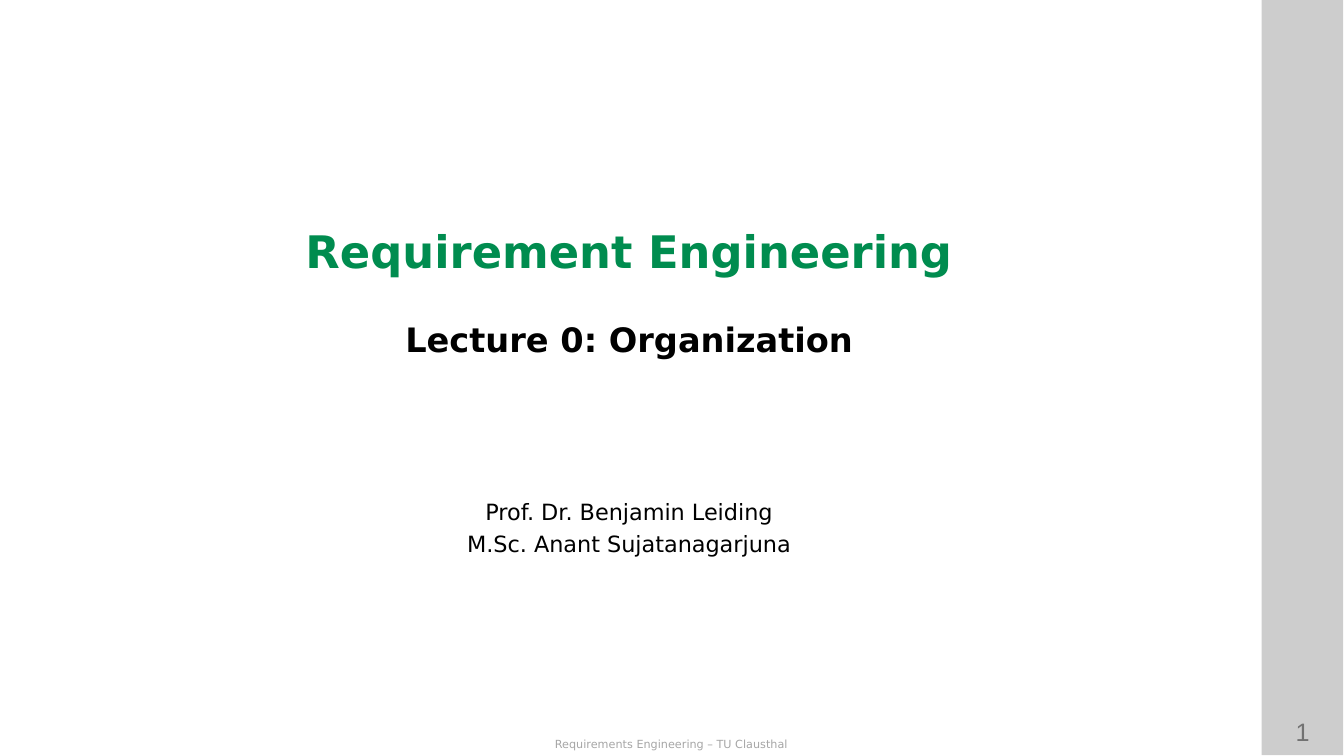
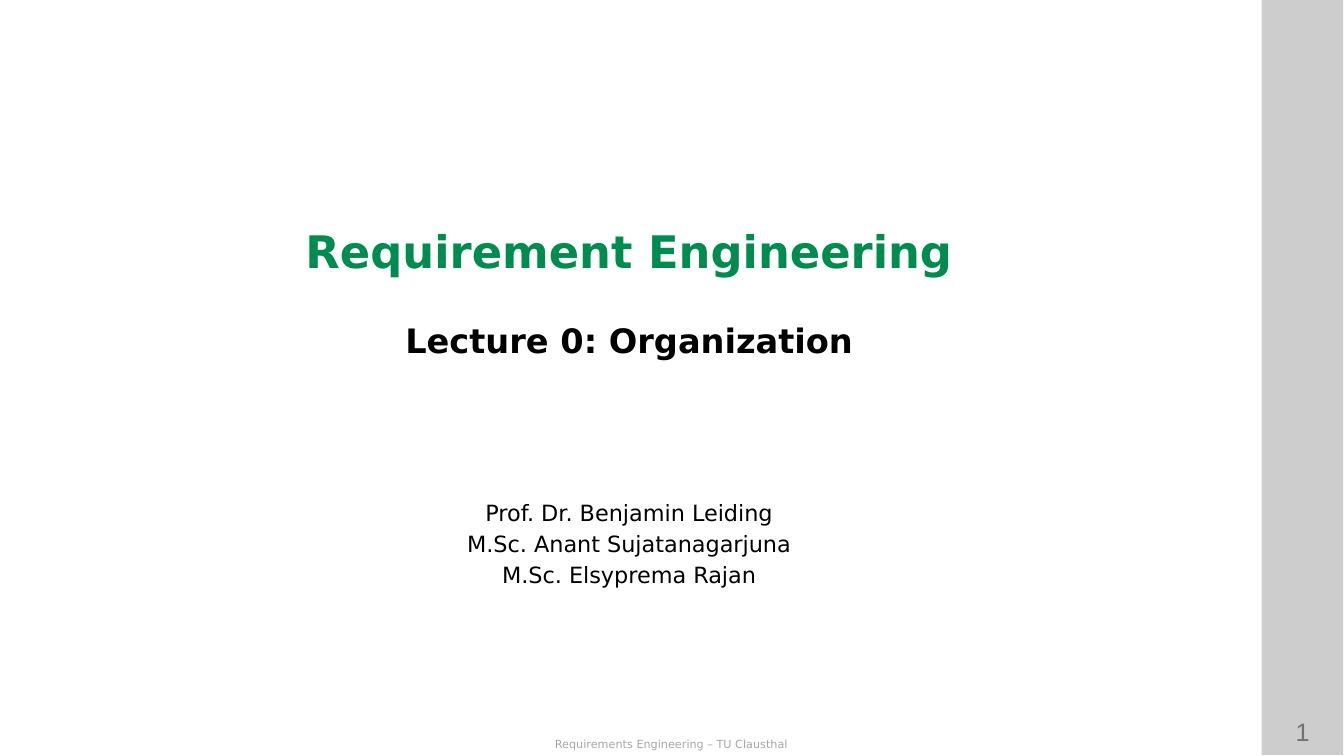
Before and after one commit to ETCE-LAB/teaching-material, a slide deck: slide 1 of Requirements-Engineering/RE-L00-Organization.pptx. Drawn at 1344x756 pixels with LibreOffice and Linux fonts; fonts in the diff are those of the drawing; background and template pictures are left out. Boxes give left, top, right and bottom in pixels: in the first picture for what was removed or moved away, otherwise in the second. Text is boxed around its words. In the diff, an @@ line names an element or a change of style, - is before the commit and + after.

```diff
--- a/Requirements-Engineering/RE-L00-Organization.pptx
+++ b/Requirements-Engineering/RE-L00-Organization.pptx
@@ text at [502, 566, 756, 588]: paragraph added @@
+M.Sc. Elsyprema Rajan
```
Also in this commit, not shown: 1 other slide changed, 3 other files.
